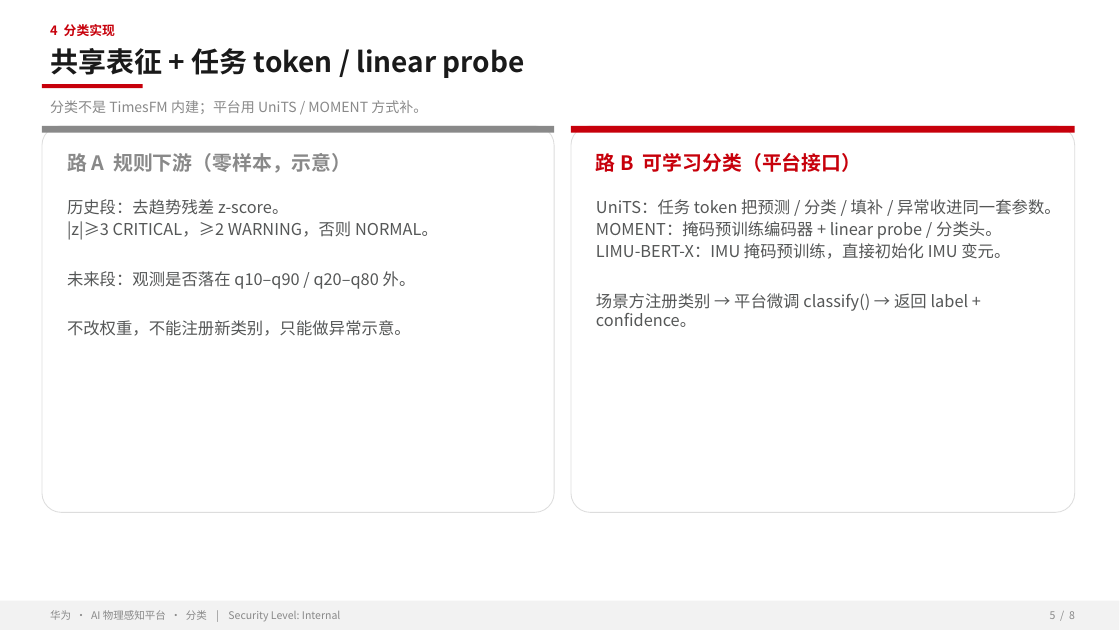
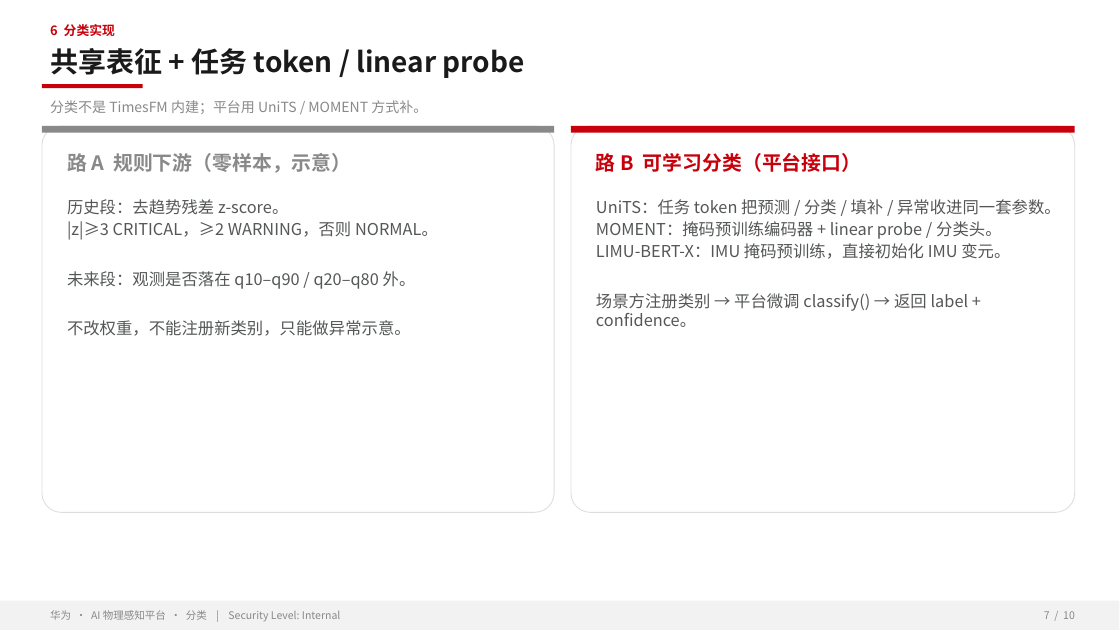
Before and after one commit to zhangrui1123/ai-physical-sensing, a slide deck: slide 7 of AI物理感知平台-华为汇报.pptx (slide 5 before the commit). Drawn at 1120x630 pixels with LibreOffice and Linux fonts; fonts in the diff are those of the drawing; background and template pictures are left out. Boxes give left, top, right and bottom in pixels: in the first picture for what was removed or moved away, otherwise in the second. Text is boxed around its words. In the diff, an @@ line names an element or a change of style, - is before the commit and + after.

```diff
--- a/AI物理感知平台-华为汇报.pptx
+++ b/AI物理感知平台-华为汇报.pptx
@@ text at bbox=[50, 24, 115, 36]: text changed @@
-4 分类实现
+6 分类实现
@@ text at bbox=[1044, 611, 1075, 619]: text changed @@
-5 / 8
+7 / 10
```
Also in this commit, not shown: 7 other slides changed, 2 slides added, 1 other file.
